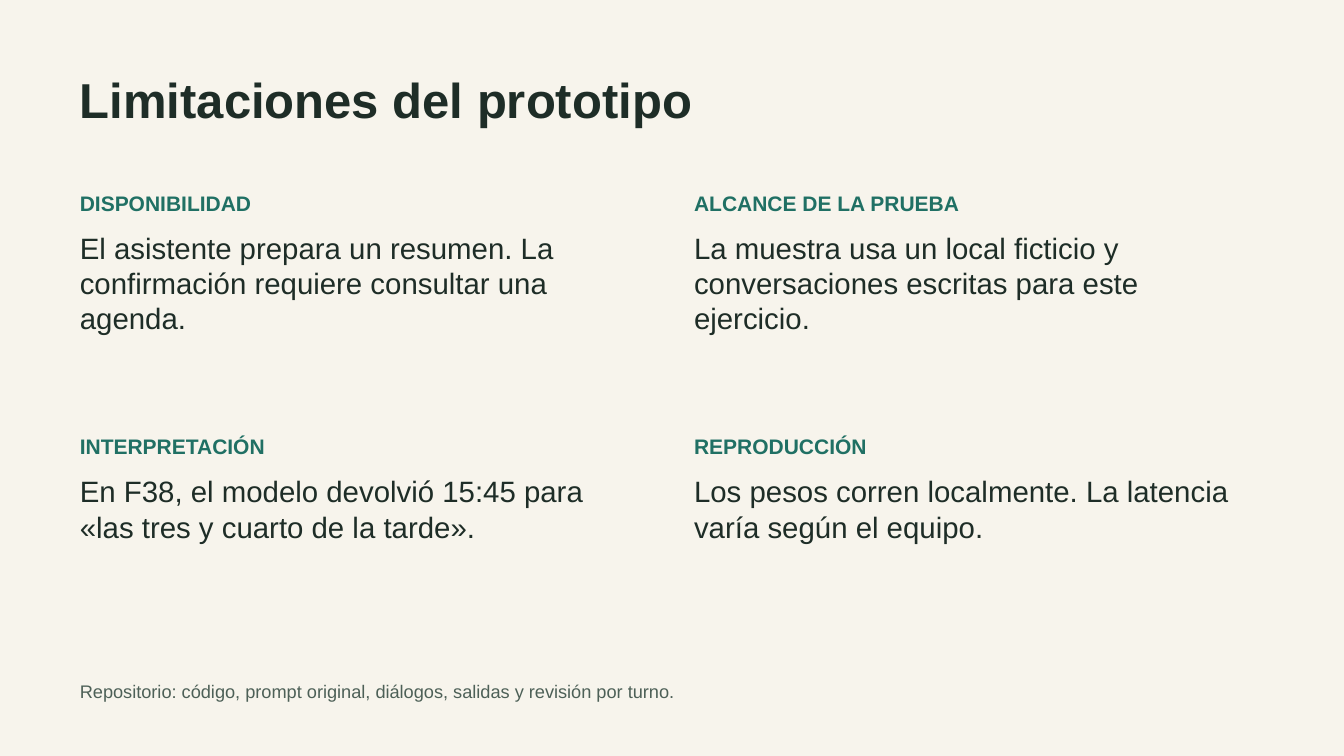
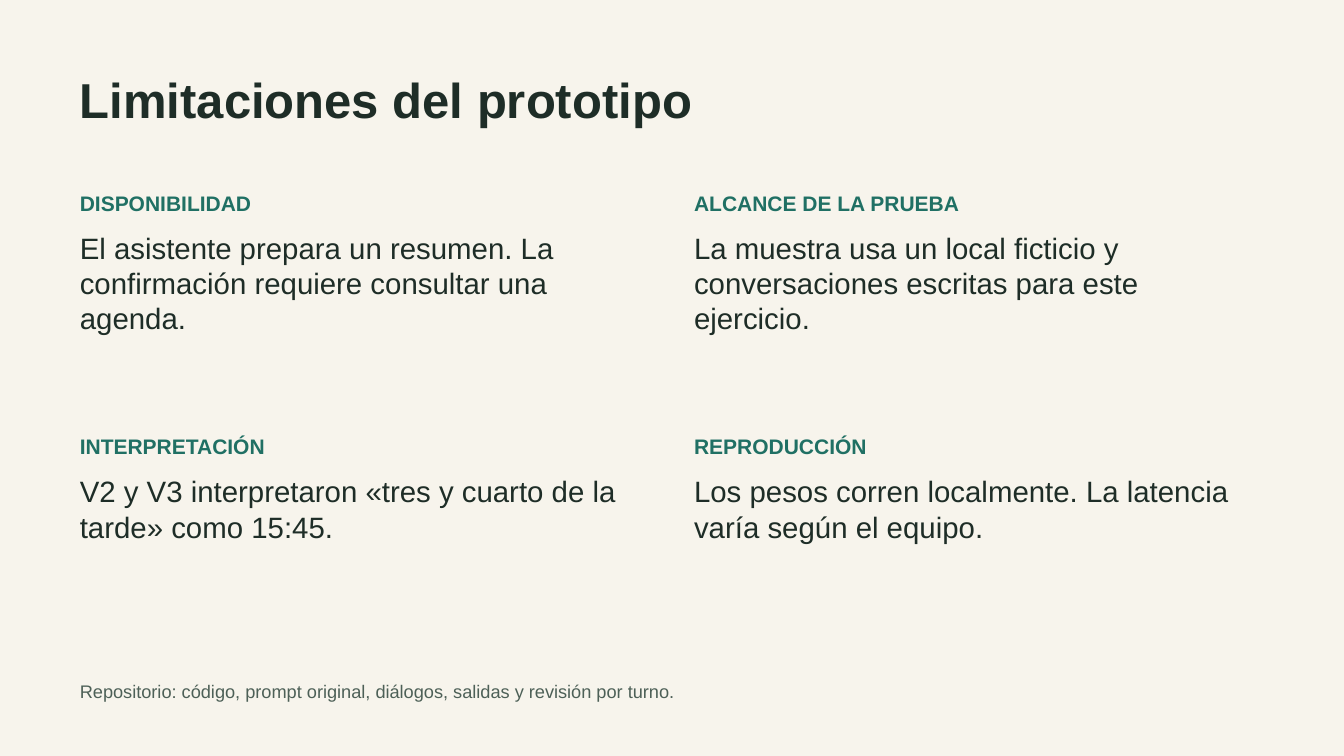
Before and after one commit to skratttt/langchi-peluqueria, a slide deck: slide 7 of presentacion/Defensa_LangChi.pptx. Drawn at 1344x756 pixels with LibreOffice and Linux fonts; fonts in the diff are those of the drawing. Boxes give left, top, right and bottom in pixels: in the first picture for what was removed or moved away, otherwise in the second. Text is boxed around its words. In the diff, an @@ line names an element or a change of style, - is before the commit and + after.

```diff
--- a/presentacion/Defensa_LangChi.pptx
+++ b/presentacion/Defensa_LangChi.pptx
@@ text at (80,480,616,539): text changed @@
-En F38, el modelo devolvió 15:45 para «las tres y cuarto de la tarde».
+V2 y V3 interpretaron «tres y cuarto de la tarde» como 15:45.
```
Also in this commit, not shown: 3 other slides changed, 7 other files.
